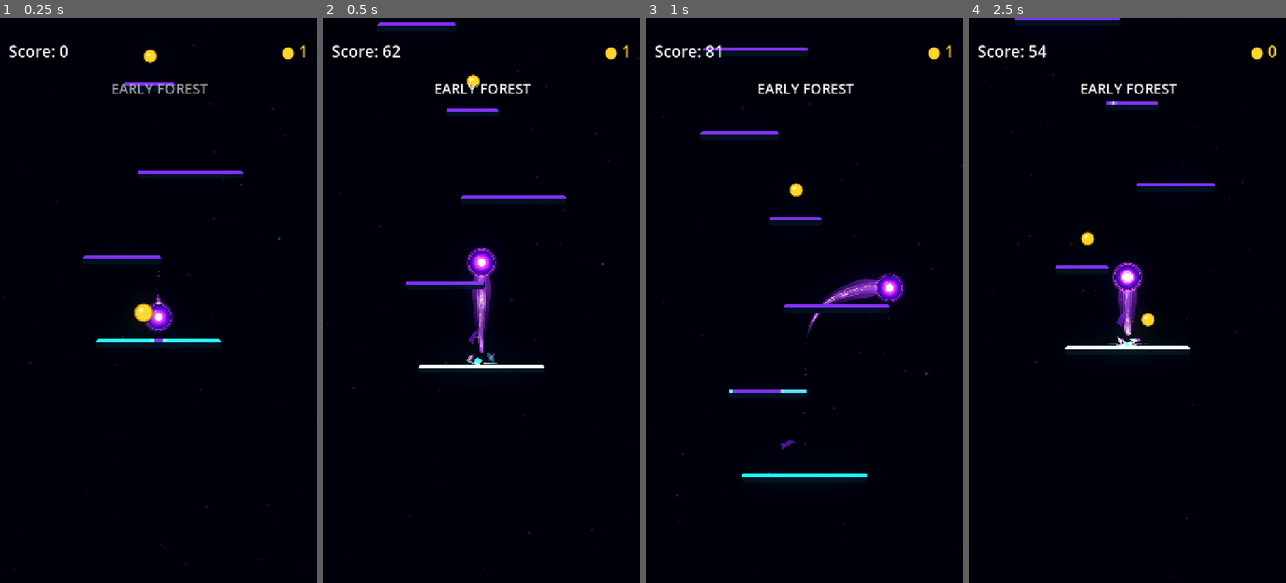
Above: before the commit, frames 1-4 (left to right).
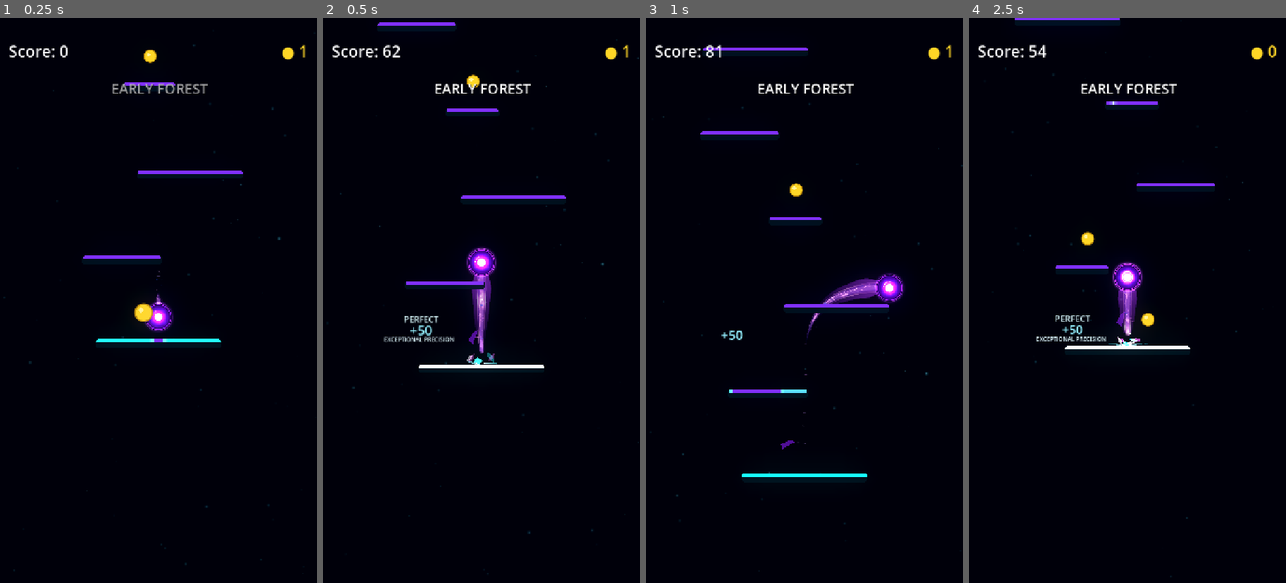
Above: after the commit, the same moments.

Repository: Kryodo/TowerJump
Game: Godot game, scene res://scenes/main.tscn
The game is run twice, just before and just after one commit, with the same random seed, the same clock (stepped at 60 frames per second) and the same inputs.
Inputs (mouse positions are in pixels of both pictures, inside the frame that each line leads up to):
- Up to frame 1 (0.25 s): no input
- Up to frame 2 (0.5 s): no input
- Up to frame 3 (1 s): move the mouse to (874, 272) at 0.52 s; hold Right (ui_right) from 0.53 s (still down); click (874, 272) at 0.67 s
- Up to frame 4 (2.5 s): release Right (ui_right) at 1.25 s; drag from (1064, 328) to (1117, 193) at 1.27 s; click "Nochmal spielen" at 2 s

Frame 1 is identical in both runs. In frame 2, 0.3% of the frame differs, in the area x 19-50%, y 42-58%; in frame 3, less than 0.1%; in frame 4, 0.3%.
Error before the commit: Parse Error: Function "_update_orb_chain_feedback()" not found in base self. (res://scripts/landing/landing_feedback_presenter.gd:559)

Commit message:
Restore missing landing presenter helpers

Diff:
--- a/scripts/landing/landing_feedback_presenter.gd
+++ b/scripts/landing/landing_feedback_presenter.gd
@@ -732,6 +732,85 @@
 		label, "scale", Vector2.ONE, 0.10
 	).set_trans(Tween.TRANS_BACK).set_ease(Tween.EASE_OUT)
 
+func _update_orb_chain_feedback(chain_count: int, quality: String, combo_active: bool) -> void:
+	if _orb_visual == null or not is_instance_valid(_orb_visual):
+		return
+	var material := _orb_visual.material as ShaderMaterial
+	if material == null:
+		return
+
+	var quality_id: int = 0
+	match quality:
+		"EPIC":
+			quality_id = 1
+		"PERFECT":
+			quality_id = 2
+
+	material.set_shader_parameter(
+		"quality_chain_progress",
+		clampf(float(chain_count), 0.0, 3.0)
+	)
+	material.set_shader_parameter("quality_chain", quality_id)
+	if combo_active:
+		# Preserve the last active grade while its core tint eases back out on a break.
+		material.set_shader_parameter("combo_core_quality", quality_id)
+		_orb_core_blend_target = 1.0
+	else:
+		_orb_core_blend_target = 0.0
+
+func _update_orb_core_blend(delta: float) -> void:
+	if _orb_visual == null or not is_instance_valid(_orb_visual):
+		return
+	var material := _orb_visual.material as ShaderMaterial
+	if material == null:
+		return
+	var weight: float = 1.0 - exp(-8.0 * delta)
+	_orb_core_blend = lerpf(_orb_core_blend, _orb_core_blend_target, weight)
+	_orb_core_activation_flash *= exp(-4.2 * delta)
+	material.set_shader_parameter("combo_core_blend", _orb_core_blend)
+	material.set_shader_parameter("combo_activation_flash", _orb_core_activation_flash)
+
+func _set_indicator(label: Label, text_value: String, color: Color, animate: bool) -> void:
+	if label == null:
+		return
+
+	var was_visible: bool = label.visible
+	var was_hiding: bool = bool(_indicator_hiding.get(label.name, false))
+	var text_changed: bool = label.text != text_value
+	label.text = text_value
+	label.add_theme_color_override("font_color", color)
+	label.add_theme_color_override("font_shadow_color", Color(color.r, color.g, color.b, 0.48))
+	label.add_theme_constant_override("outline_size", 4)
+	label.add_theme_constant_override("shadow_outline_size", 3)
+	if not was_visible:
+		animate = true
+
+	label.visible = true
+	_indicator_versions[label.name] = int(_indicator_versions.get(label.name, 0)) + 1
+	_indicator_hiding[label.name] = false
+
+	if not animate and not text_changed:
+		if was_hiding:
+			label.modulate = Color.WHITE
+			label.scale = Vector2.ONE
+		return
+	if not animate:
+		label.modulate = Color.WHITE
+		label.scale = Vector2.ONE
+		return
+
+	var target_font_size: int = maxi(label.get_theme_font_size("font_size"), 15)
+	label.modulate = Color(1.0, 1.0, 1.0, 0.0)
+	label.scale = Vector2.ONE * 0.78
+
+	var peak_scale: float = 1.16 if label == _combo_label else 1.12
+	var tween := create_tween()
+	tween.set_parallel(true)
+	tween.tween_property(label, "modulate:a", 1.0, 0.08)
+	tween.tween_property(label, "scale", Vector2.ONE * peak_scale, 0.20).set_trans(Tween.TRANS_BACK).set_ease(Tween.EASE_OUT)
+	tween.set_parallel(false)
+	tween.tween_property(label, "scale", Vector2.ONE, 0.16).set_trans(Tween.TRANS_CUBIC).set_ease(Tween.EASE_OUT)
+
 func _set_counter_indicator(label: Label, text_value: String, color: Color, animate: bool) -> void:
 	if label == null:
 		return
